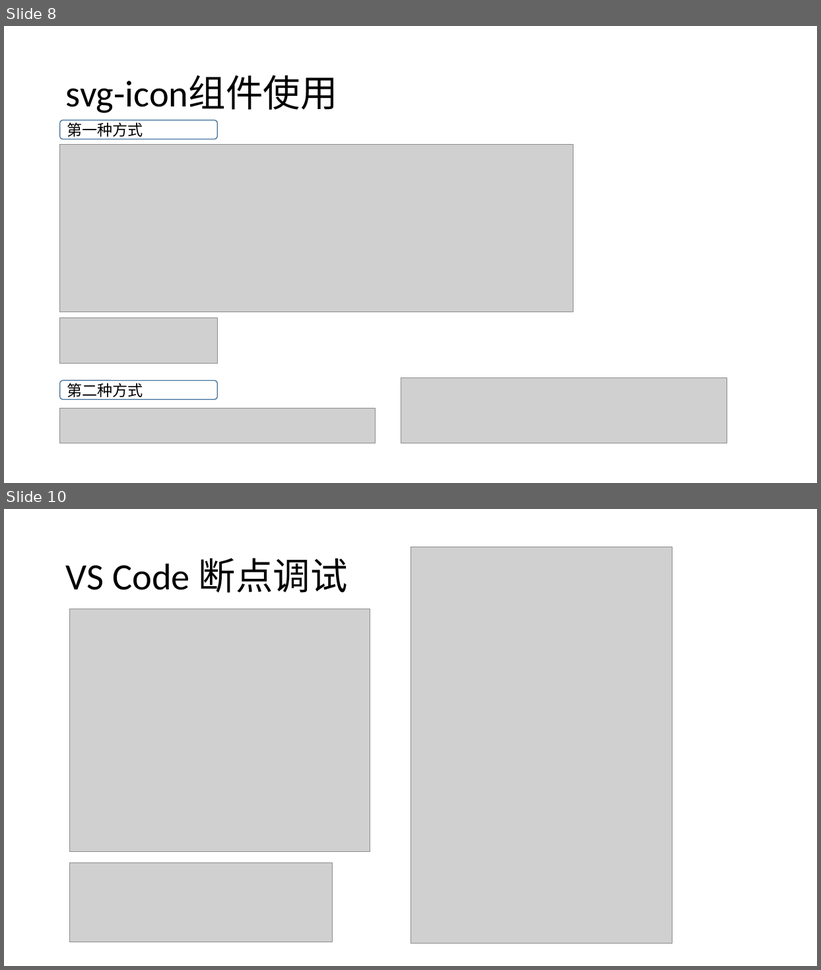
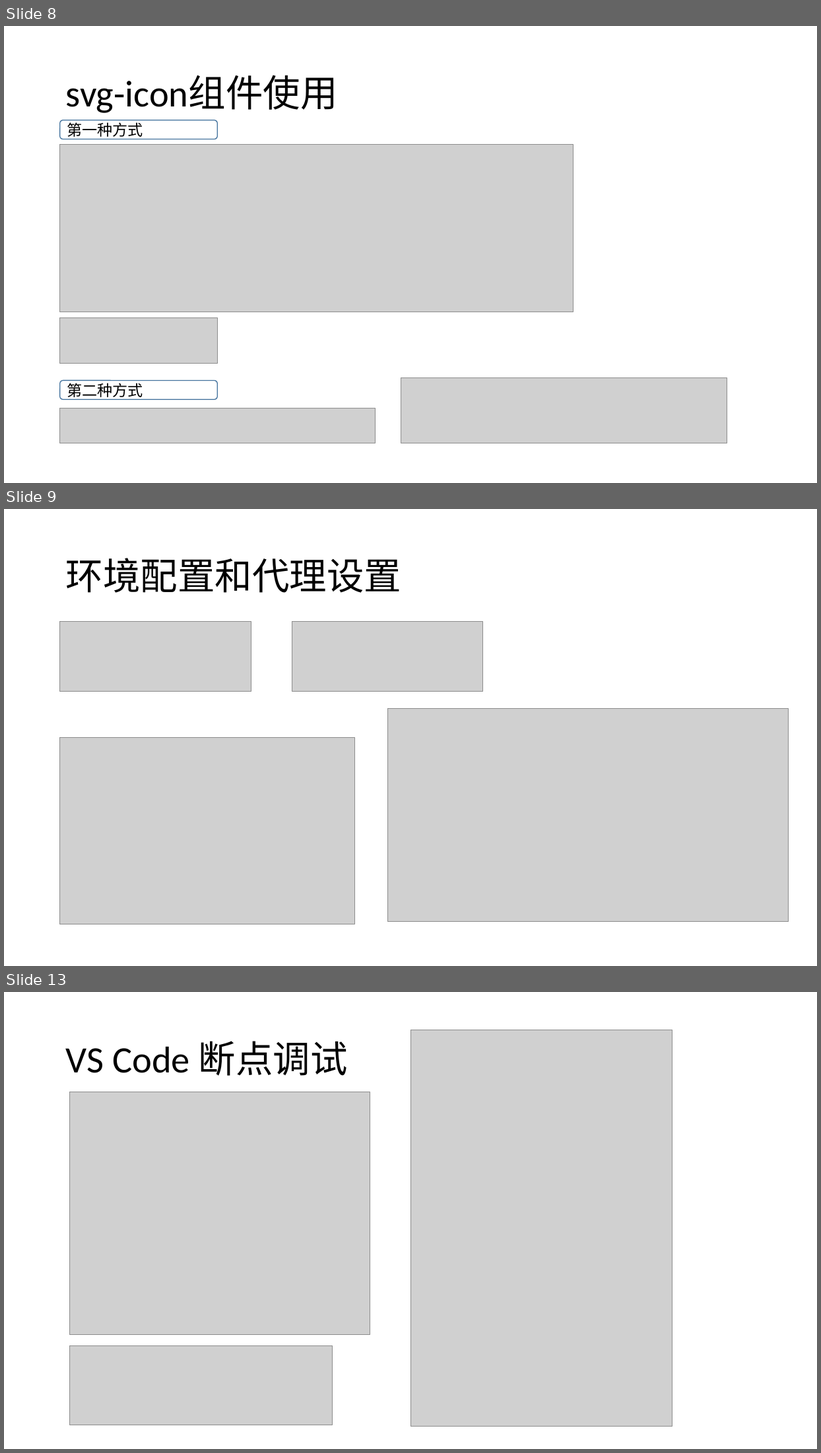
Before and after one commit to liwenxin-jam/vuecli3-starter, a slide deck: doc/vue-cli3.pptx. Shown one above the other, each under a label of ours: slides 8 and 10 before the commit, slides 8, 9 and 13 after it; the slides between them are not shown. The pictures are 821x970 and 821x1453 pixels, drawn with LibreOffice and Linux fonts; fonts in the diff are those of the drawing; grey boxes stand for pictures. Boxes give left, top, right and bottom in pixels: in the first picture for what was removed or moved away, otherwise in the second. Text is boxed around its words. In the diff, an @@ line names an element or a change of style, - is before the commit and + after.

```diff
--- a/doc/vue-cli3.pptx
+++ b/doc/vue-cli3.pptx
@@ slide 9 added at bbox=[4, 509, 817, 966], background #FFFFFF @@
@@ title added at bbox=[66, 558, 401, 593], 44 pt, text #000000 @@
+环境配置和代理设置
@@ picture added at bbox=[60, 622, 252, 691] @@
@@ picture added at bbox=[292, 622, 483, 691] @@
@@ picture added at bbox=[387, 709, 789, 922] @@
@@ picture added at bbox=[60, 738, 354, 924] @@
@@ what was slide 10 is now slide 13 @@
```
Also in this commit, not shown: 3 other slides added, 2 slides removed, 11 other files.
